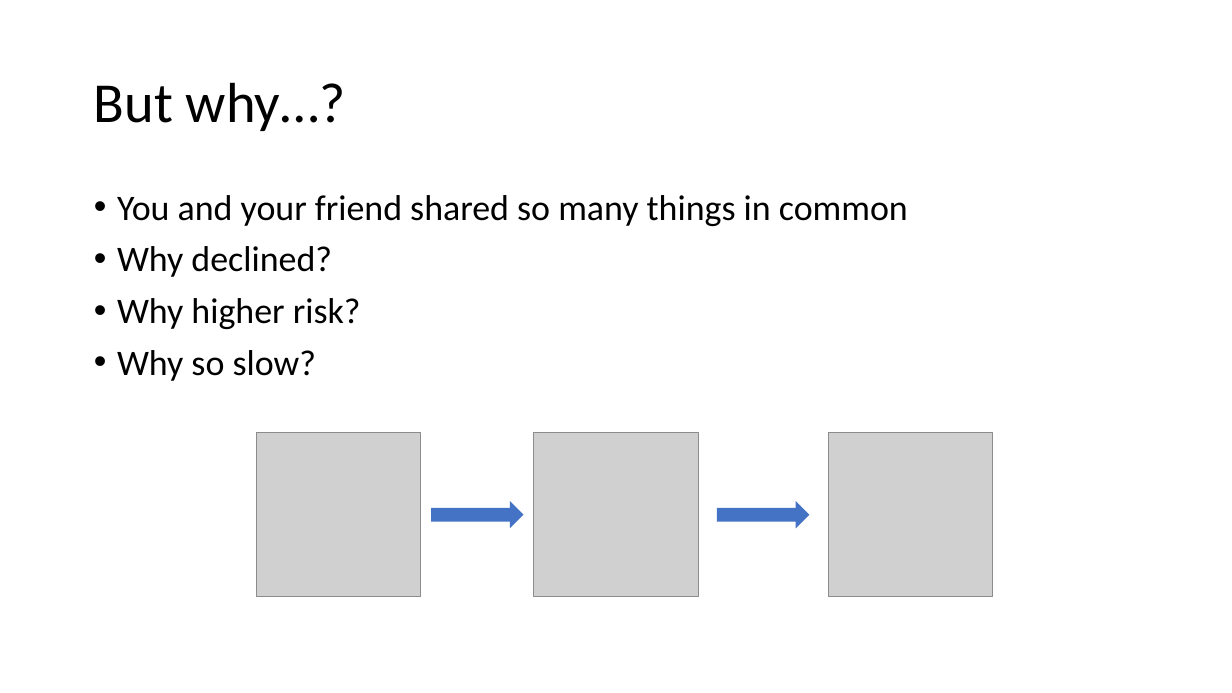
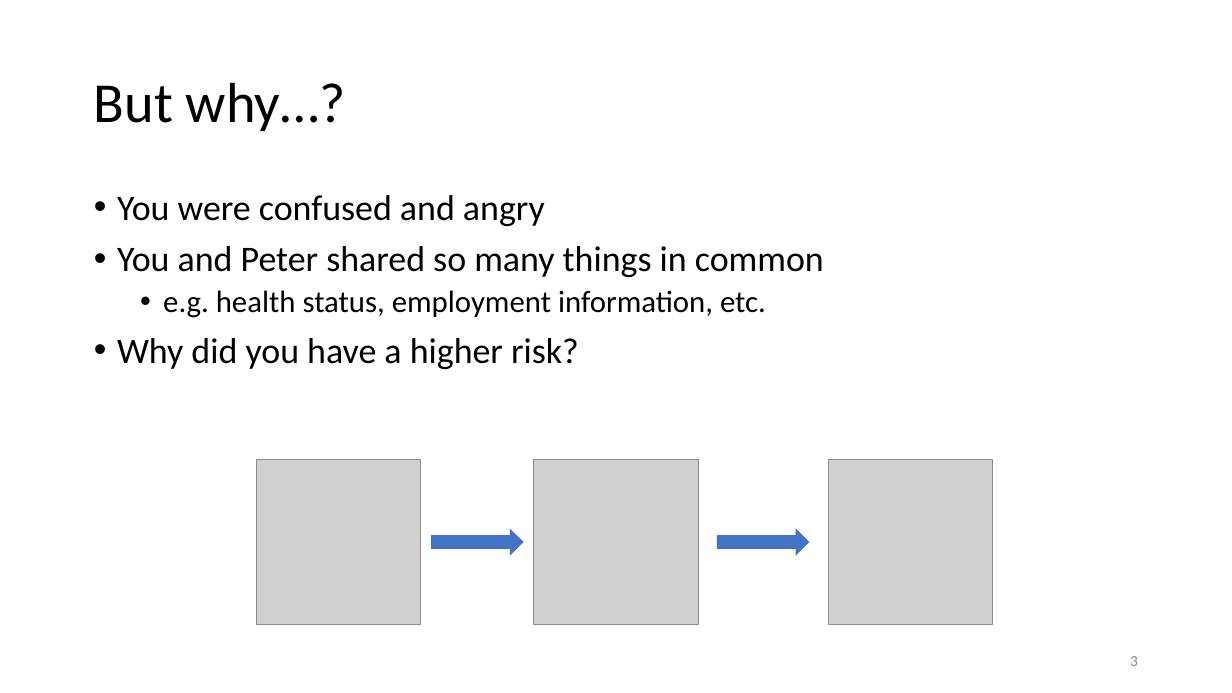
Before and after one commit to m2ng/hangseng-case, a slide deck: slide 3 of slides/hangseng_interview.pptx. Drawn at 1232x693 pixels with LibreOffice and Linux fonts; fonts in the diff are those of the drawing; grey boxes stand for pictures. Boxes give left, top, right and bottom in pixels: in the first picture for what was removed or moved away, otherwise in the second. Text is boxed around its words. In the diff, an @@ line names an element or a change of style, - is before the commit and + after.

```diff
--- a/slides/hangseng_interview.pptx
+++ b/slides/hangseng_interview.pptx
@@ text at <box>117,195,824,369</box>: text changed @@
-• You and your friend shared so many things in common
-• Why declined?
-• Why higher risk?
-• Why so slow?
+• You were confused and angry
+• You and Peter shared so many things in common
+  • e.g. health status, employment information, etc.
+• Why did you have a higher risk?
@@ 3 pictures: place and size @@
-3 pictures at <box>257,433,993,597</box>
+3 pictures at <box>257,460,993,625</box>
@@ right arrow: place and size @@
-right arrow at <box>432,501,524,529</box>
+right arrow at <box>432,529,524,556</box>
@@ right arrow: place and size @@
-right arrow at <box>717,501,810,529</box>
+right arrow at <box>717,529,810,556</box>
@@ page number added at <box>1130,656,1138,666</box>, 12 pt, text #8C8C8C @@
+3
```
Also in this commit, not shown: 22 other slides changed, 22 slides added.
